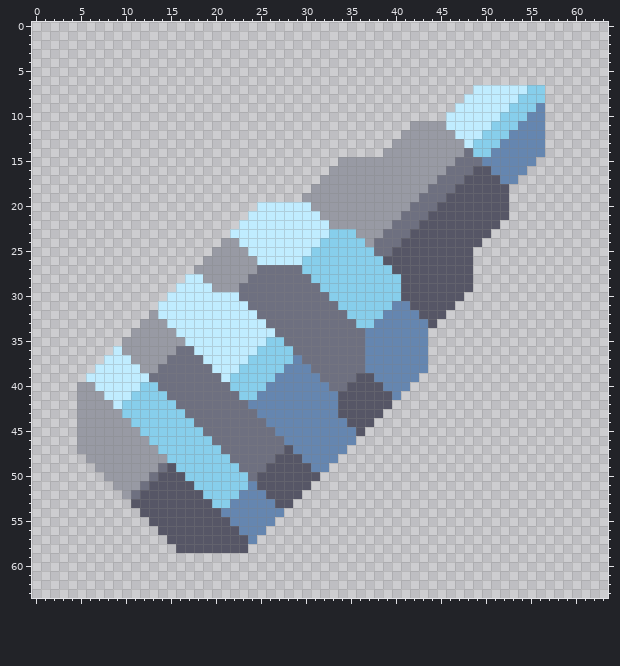
Pixel-art sprite: assets/sprites/icons/icon-bullet-cryo.png. Above: the version before the commit.
The file is 64x64 pixels.
Once edited:
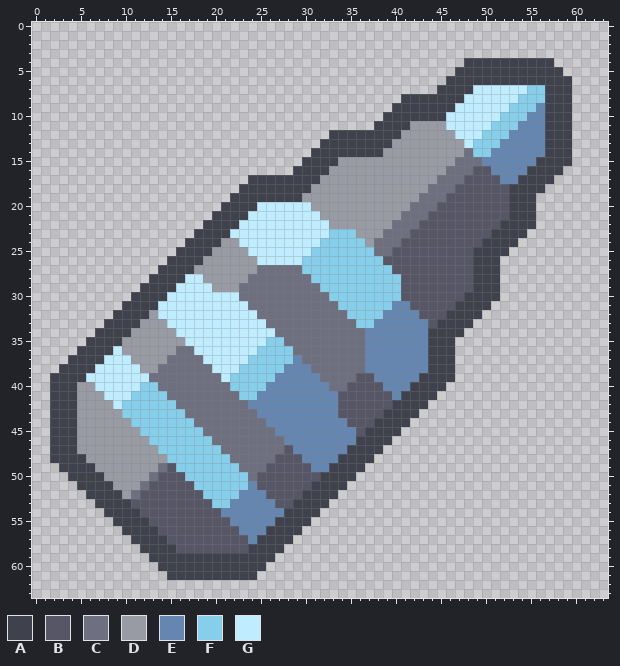
Palette (. is transparent): A #3f424d  B #565666  C #6e7080  D #989aa4  E #6586b0  F #87ceeb  G #c0ecff
Diff:
@@ x 0..63 @@
  3 ................................................................
- 4 ................................................................
- 5 ................................................................
- 6 ................................................................
- 7 .................................................GGGGGGFF.......
- 8 ................................................GGGGGGFFF.......
- 9 ...............................................GGGGGGFFFE.......
-10 ..............................................GGGGGGFFFEE.......
-11 ..........................................DDDDGGGGGFFFEEE.......
-12 .........................................DDDDDDGGGFFFEEEE.......
-13 ........................................DDDDDDDDGFFFEEEEE.......
-14 .......................................DDDDDDDDDCFFEEEEEE.......
-15 ..................................DDDDDDDDDDDDDCCCEEEEEE........
-16 .................................DDDDDDDDDDDDDCCCBBEEEE.........
-17 ................................DDDDDDDDDDDDDCCCBBBBEE..........
-18 ...............................DDDDDDDDDDDDDCCCBBBBBB...........
-19 ..............................DDDDDDDDDDDDDCCCBBBBBBB...........
-20 .........................GGGGGGDDDDDDDDDDDCCCBBBBBBBB...........
-21 ........................GGGGGGGGDDDDDDDDDCCCBBBBBBBBB...........
-22 .......................GGGGGGGGGGDDDDDDDCCCBBBBBBBBB............
-23 ......................GGGGGGGGGGGFFFDDDCCCBBBBBBBBB.............
-24 .....................DDGGGGGGGGGFFFFFDCCCBBBBBBBBB..............
-25 ....................DDDDGGGGGGGFFFFFFFCCBBBBBBBBB...............
-26 ...................DDDDDDGGGGGFFFFFFFFFBBBBBBBBBB...............
-27 ..................DDDDDDDCCCCCFFFFFFFFFFBBBBBBBBB...............
-28 .................GGDDDDDCCCCCCCFFFFFFFFFFBBBBBBBB...............
-29 ................GGGGDDDCCCCCCCCCFFFFFFFFFBBBBBBBB...............
-30 ...............GGGGGGGGCCCCCCCCCCFFFFFFFFBBBBBBB................
-31 ..............GGGGGGGGGGCCCCCCCCCCFFFFFFEEBBBBB.................
-32 .............DGGGGGGGGGGGCCCCCCCCCCFFFFEEEEBBB..................
-33 ............DDDGGGGGGGGGGGCCCCCCCCCCFFEEEEEEB...................
-34 ...........DDDDDGGGGGGGGGGGCCCCCCCCCCEEEEEEE....................
-35 ..........DDDDDDDGGGGGGGGGFFCCCCCCCCCEEEEEEE....................
-36 .........GDDDDDDCCGGGGGGGFFFFCCCCCCCCEEEEEEE....................
-37 ........GGGDDDDCCCCGGGGGFFFFFECCCCCCCEEEEEEE....................
-38 .......GGGGGDDCCCCCCGGGFFFFFEEECCCCCCEEEEEEE....................
-39 ......GGGGGGGCCCCCCCCGFFFFFEEEEECCCCBBEEEEE.....................
-40 .....DDGGGGGFFCCCCCCCCFFFFEEEEEEECCBBBBEEE......................
-41 .....DDDGGGFFFFCCCCCCCCFFEEEEEEEEEBBBBBBE.......................
-42 .....DDDDGFFFFFFCCCCCCCCEEEEEEEEEEBBBBBB........................
-43 .....DDDDDFFFFFFFCCCCCCCCEEEEEEEEEBBBBB.........................
-44 .....DDDDDDFFFFFFFCCCCCCCCEEEEEEEEEBBB..........................
-45 .....DDDDDDDFFFFFFFCCCCCCCCEEEEEEEEEB...........................
-46 .....DDDDDDDDFFFFFFFCCCCCCCCEEEEEEEE............................
-47 .....DDDDDDDDDFFFFFFFCCCCCCCBEEEEEE.............................
-48 ......DDDDDDDDDFFFFFFFCCCCCBBBEEEE..............................
-49 .......DDDDDDDCBFFFFFFFCCCBBBBBEE...............................
-50 ........DDDDDCBBBFFFFFFFCBBBBBBB................................
-51 .........DDDCBBBBBFFFFFFEBBBBBB.................................
-52 ..........DCBBBBBBBFFFFEEEBBBB..................................
-53 ...........BBBBBBBBBFFEEEEEBB...................................
-54 ............BBBBBBBBBEEEEEEE....................................
-55 .............BBBBBBBBBEEEEE.....................................
-56 ..............BBBBBBBBBEEE......................................
-57 ...............BBBBBBBBBE.......................................
-58 ................BBBBBBBB........................................
-59 ................................................................
-60 ................................................................
-61 ................................................................
+ 4 ................................................AAAAAAAAAA......
+ 5 ...............................................AAAAAAAAAAAA.....
+ 6 ..............................................AAAAAAAAAAAAAA....
+ 7 .............................................AAAAGGGGGGFFAAA....
+ 8 .........................................AAAAAAAGGGGGGFFFAAA....
+ 9 ........................................AAAAAAAGGGGGGFFFEAAA....
+10 .......................................AAAAAAAGGGGGGFFFEEAAA....
+11 ......................................AAAADDDDGGGGGFFFEEEAAA....
+12 .................................AAAAAAAADDDDDDGGGFFFEEEEAAA....
+13 ................................AAAAAAAADDDDDDDDGFFFEEEEEAAA....
+14 ...............................AAAAAAAADDDDDDDDDCFFEEEEEEAAA....
+15 ..............................AAAADDDDDDDDDDDDDCCCEEEEEEAAAA....
+16 .............................AAAADDDDDDDDDDDDDCCCBBEEEEAAAA.....
+17 ........................AAAAAAAADDDDDDDDDDDDDCCCBBBBEEAAAA......
+18 .......................AAAAAAAADDDDDDDDDDDDDCCCBBBBBBAAAA.......
+19 ......................AAAAAAAADDDDDDDDDDDDDCCCBBBBBBBAAA........
+20 .....................AAAAGGGGGGDDDDDDDDDDDCCCBBBBBBBBAAA........
+21 ....................AAAAGGGGGGGGDDDDDDDDDCCCBBBBBBBBBAAA........
+22 ...................AAAAGGGGGGGGGGDDDDDDDCCCBBBBBBBBBAAAA........
+23 ..................AAAAGGGGGGGGGGGFFFDDDCCCBBBBBBBBBAAAA.........
+24 .................AAAADDGGGGGGGGGFFFFFDCCCBBBBBBBBBAAAA..........
+25 ................AAAADDDDGGGGGGGFFFFFFFCCBBBBBBBBBAAAA...........
+26 ...............AAAADDDDDDGGGGGFFFFFFFFFBBBBBBBBBBAAA............
+27 ..............AAAADDDDDDDCCCCCFFFFFFFFFFBBBBBBBBBAAA............
+28 .............AAAAGGDDDDDCCCCCCCFFFFFFFFFFBBBBBBBBAAA............
+29 ............AAAAGGGGDDDCCCCCCCCCFFFFFFFFFBBBBBBBBAAA............
+30 ...........AAAAGGGGGGGGCCCCCCCCCCFFFFFFFFBBBBBBBAAAA............
+31 ..........AAAAGGGGGGGGGGCCCCCCCCCCFFFFFFEEBBBBBAAAA.............
+32 .........AAAADGGGGGGGGGGGCCCCCCCCCCFFFFEEEEBBBAAAA..............
+33 ........AAAADDDGGGGGGGGGGGCCCCCCCCCCFFEEEEEEBAAAA...............
+34 .......AAAADDDDDGGGGGGGGGGGCCCCCCCCCCEEEEEEEAAAA................
+35 ......AAAADDDDDDDGGGGGGGGGFFCCCCCCCCCEEEEEEEAAA.................
+36 .....AAAAGDDDDDDCCGGGGGGGFFFFCCCCCCCCEEEEEEEAAA.................
+37 ....AAAAGGGDDDDCCCCGGGGGFFFFFECCCCCCCEEEEEEEAAA.................
+38 ...AAAAGGGGGDDCCCCCCGGGFFFFFEEECCCCCCEEEEEEEAAA.................
+39 ..AAAAGGGGGGGCCCCCCCCGFFFFFEEEEECCCCBBEEEEEAAAA.................
+40 ..AAADDGGGGGFFCCCCCCCCFFFFEEEEEEECCBBBBEEEAAAA..................
+41 ..AAADDDGGGFFFFCCCCCCCCFFEEEEEEEEEBBBBBBEAAAA...................
+42 ..AAADDDDGFFFFFFCCCCCCCCEEEEEEEEEEBBBBBBAAAA....................
+43 ..AAADDDDDFFFFFFFCCCCCCCCEEEEEEEEEBBBBBAAAA.....................
+44 ..AAADDDDDDFFFFFFFCCCCCCCCEEEEEEEEEBBBAAAA......................
+45 ..AAADDDDDDDFFFFFFFCCCCCCCCEEEEEEEEEBAAAA.......................
+46 ..AAADDDDDDDDFFFFFFFCCCCCCCCEEEEEEEEAAAA........................
+47 ..AAADDDDDDDDDFFFFFFFCCCCCCCBEEEEEEAAAA.........................
+48 ..AAAADDDDDDDDDFFFFFFFCCCCCBBBEEEEAAAA..........................
+49 ...AAAADDDDDDDCBFFFFFFFCCCBBBBBEEAAAA...........................
+50 ....AAAADDDDDCBBBFFFFFFFCBBBBBBBAAAA............................
+51 .....AAAADDDCBBBBBFFFFFFEBBBBBBAAAA.............................
+52 ......AAAADCBBBBBBBFFFFEEEBBBBAAAA..............................
+53 .......AAAABBBBBBBBBFFEEEEEBBAAAA...............................
+54 ........AAAABBBBBBBBBEEEEEEEAAAA................................
+55 .........AAAABBBBBBBBBEEEEEAAAA.................................
+56 ..........AAAABBBBBBBBBEEEAAAA..................................
+57 ...........AAAABBBBBBBBBEAAAA...................................
+58 ............AAAABBBBBBBBAAAA....................................
+59 .............AAAAAAAAAAAAAA.....................................
+60 ..............AAAAAAAAAAAA......................................
+61 ...............AAAAAAAAAA.......................................
 62 ................................................................
Where, in picture pixels (left, top, right, bottom), the same in both pictures:
added: (50, 58, 572, 580)
